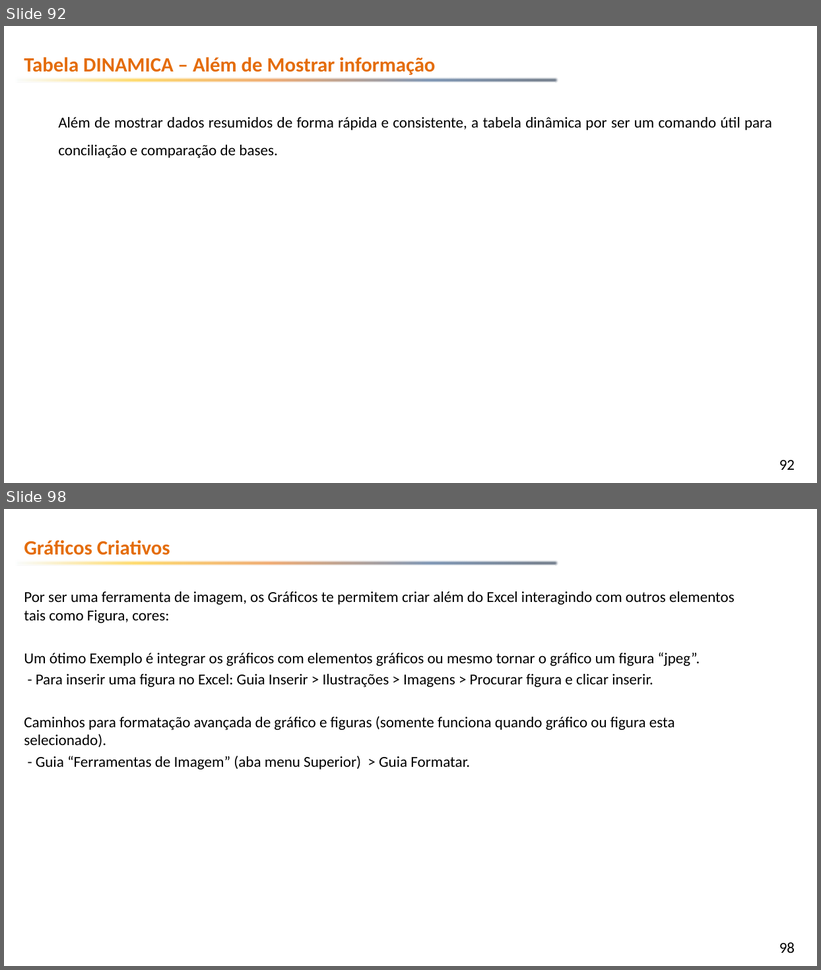
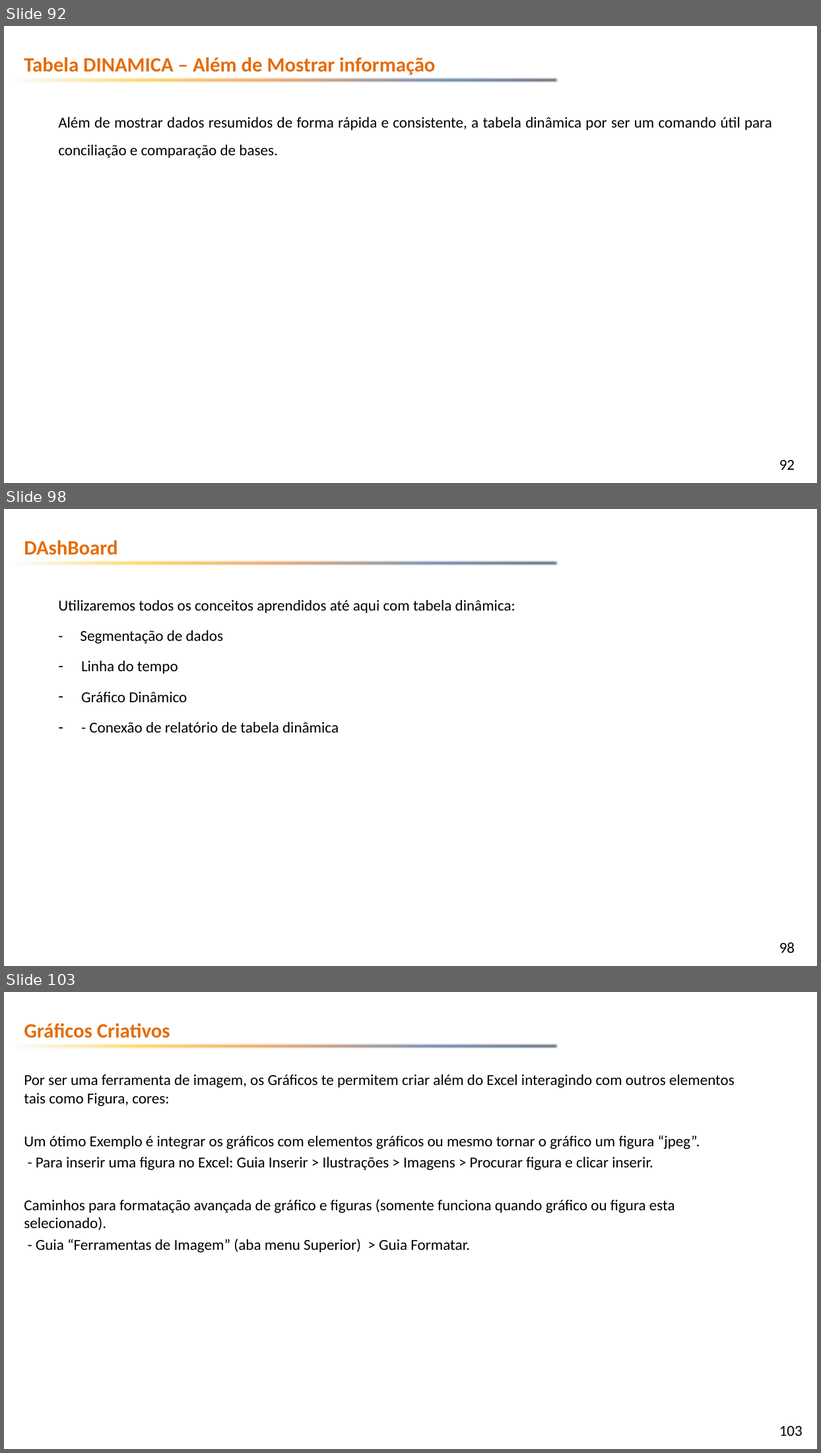
Before and after one commit to emerson-fenrir/Excel_Basico, a slide deck: Professor/Aula3.pptx. Shown one above the other, each under a label of ours: slides 92 and 98 before the commit, slides 92, 98 and 103 after it; the slides between them are not shown. The pictures are 821x970 and 821x1453 pixels, drawn with LibreOffice and Linux fonts; fonts in the diff are those of the drawing; background and template pictures are left out. Boxes give left, top, right and bottom in pixels: in the first picture for what was removed or moved away, otherwise in the second. Text is boxed around its words. In the diff, an @@ line names an element or a change of style, - is before the commit and + after.

```diff
--- a/Professor/Aula3.pptx
+++ b/Professor/Aula3.pptx
@@ slide 98 added at bbox=[4, 509, 817, 966], background picture (left out); not listed: 2 template elements that a slide beside it also shows @@
@@ text added at bbox=[24, 540, 118, 555], 24 pt, text #E46C0A, bold @@
+DAshBoard
@@ text added at bbox=[58, 600, 516, 733], 18 pt, text #000000 @@
+Utilizaremos todos os conceitos aprendidos até aqui com tabela dinâmica:
+- Segmentação de dados
+– Linha do tempo
+– Gráfico Dinâmico
+– - Conexão de relatório de tabela dinâmica
@@ what was slide 98 is now slide 103 @@
@@ page number at bbox=[780, 1426, 803, 1436]: text changed @@
-98
+103
```
Also in this commit, not shown: 1 slide changed, 4 other slides added, 6 other files.
